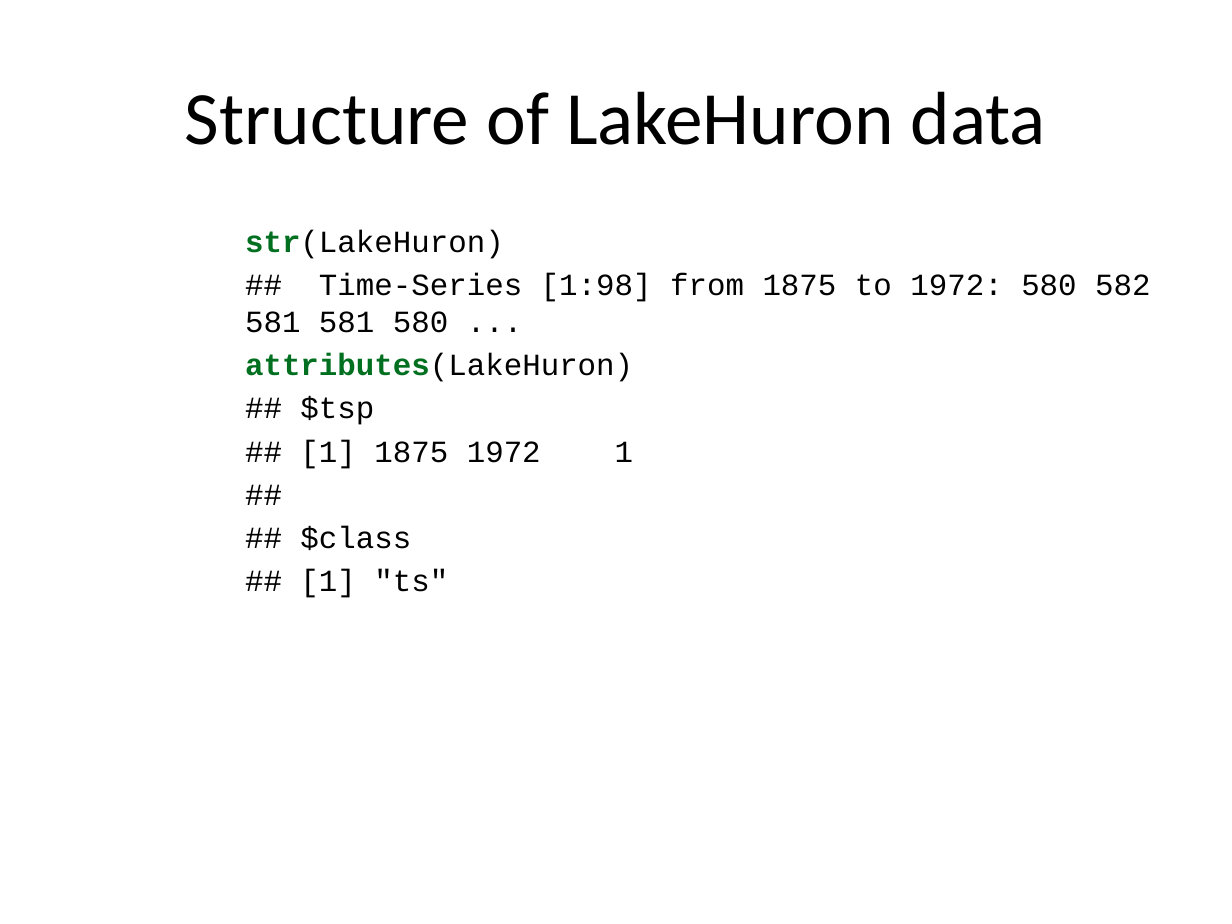
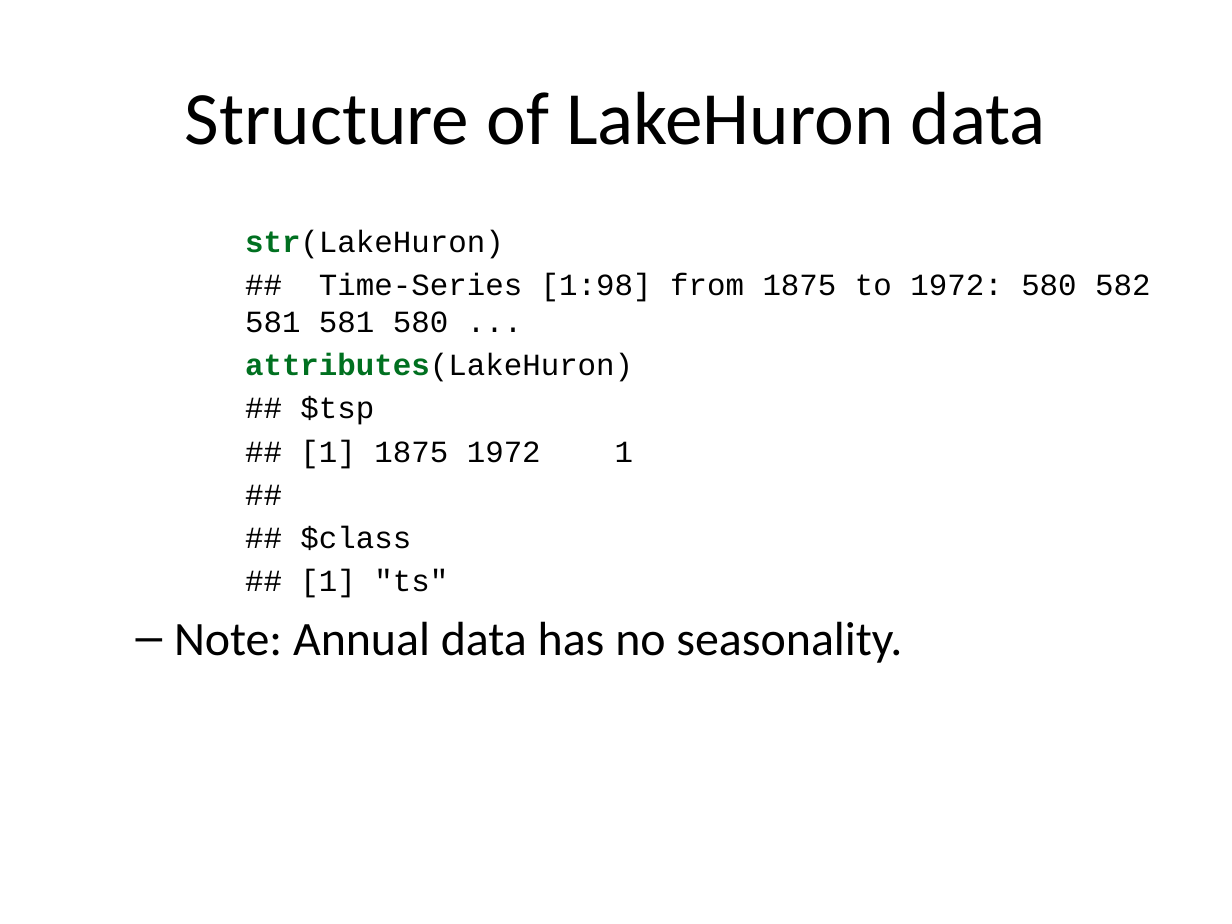
Before and after one commit to pmean/basic-time-series, a slide deck: slide 40 of src/basics.pptx (slide 28 before the commit). Drawn at 1232x924 pixels with LibreOffice and Linux fonts; fonts in the diff are those of the drawing. Boxes give left, top, right and bottom in pixels: in the first picture for what was removed or moved away, otherwise in the second. Text is boxed around its words. In the diff, an @@ line names an element or a change of style, - is before the commit and + after.

```diff
--- a/src/basics.pptx
+++ b/src/basics.pptx
@@ text at (x1=174, y1=621, x2=902, y2=663): paragraph added @@
+  – Note: Annual data has no seasonality.
```
Also in this commit, not shown: 20 other slides changed, 33 slides added, 9 slides removed, 1 other file.
